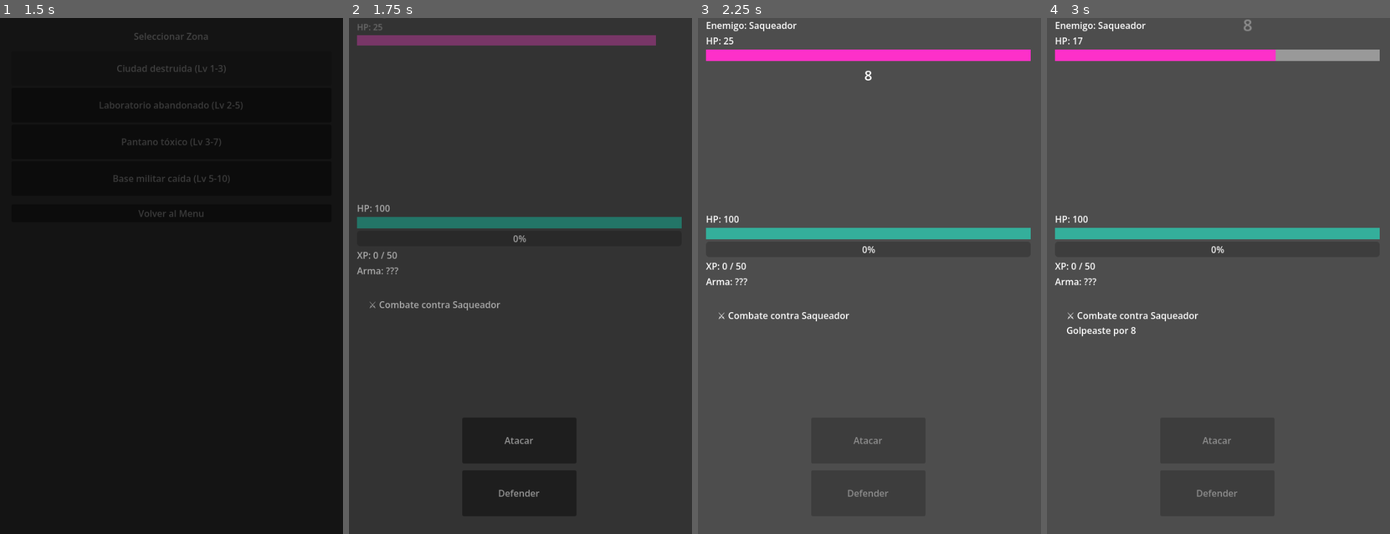
Above: before the commit, frames 1-4 (left to right).
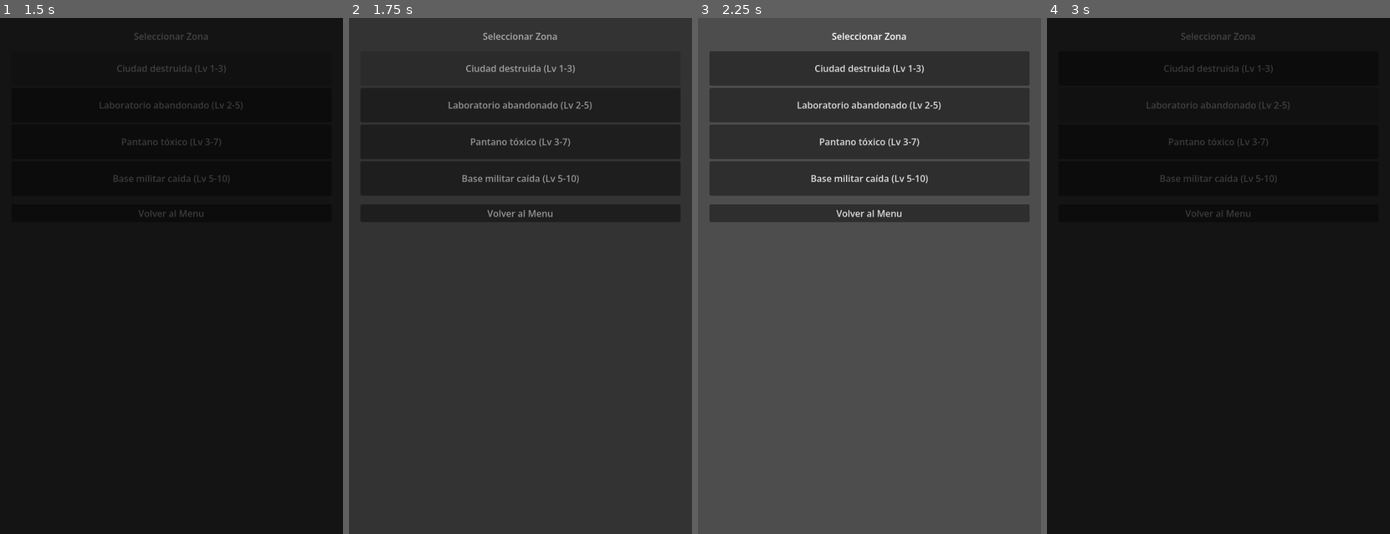
Above: after the commit, the same moments.

Repository: MirandaFrancoCBA/apocalypsheep
Game: Godot game, scene res://scenes/main_menu.tscn
The game is run twice, just before and just after one commit, with the same random seed, the same clock (stepped at 60 frames per second) and the same inputs.
Inputs (mouse positions are in pixels of both pictures, inside the frame that each line leads up to):
- Up to frame 1 (1.5 s): click "CONTINUAR" at 0.5 s; click "Ciudad destruida (Lv 1-3)" at 1.25 s
- Up to frame 2 (1.75 s): no input
- Up to frame 3 (2.25 s): click (869, 441) at 2 s, where only the run before the commit has a clickable "Atacar"
- Up to frame 4 (3 s): click (1218, 105) at 2.75 s, where only the run after the commit has a clickable "Laboratorio abandonado (Lv 2-…"

Frame 1 is identical in both runs. In frame 2, 5.3% of the frame differs, in the area x 2-97%, y 1-93%; in frame 3, 31%; in frame 4, 100%, in the area x 0-100%, y 0-100%.

Commit message:
Fix: margins

Diff:
--- a/scenes/combat_screen.tscn
+++ b/scenes/combat_screen.tscn
@@ -44,16 +44,16 @@
 anchors_preset = 15
 anchor_right = 1.0
 anchor_bottom = 1.0
-offset_left = -2.0
-offset_top = -15.0
-offset_right = -2.0
-offset_bottom = -15.0
+offset_left = 0
+offset_top = 0
+offset_right = 0
+offset_bottom = 0
 grow_horizontal = 2
 grow_vertical = 2
-theme_override_constants/margin_left = 16
-theme_override_constants/margin_top = 16
-theme_override_constants/margin_right = 16
-theme_override_constants/margin_bottom = 16
+theme_override_constants/margin_left = 24
+theme_override_constants/margin_top = 24
+theme_override_constants/margin_right = 24
+theme_override_constants/margin_bottom = 24
 
 [node name="VBoxContainer" type="VBoxContainer" parent="MarginContainer" unique_id=840649750]
 layout_mode = 2
@@ -118,7 +118,7 @@
 layout_mode = 2
 
 [node name="CombatLogContainer" type="ScrollContainer" parent="MarginContainer/VBoxContainer" unique_id=1739706393]
-clip_contents = false
+clip_contents = true
 custom_minimum_size = Vector2(50, 120)
 layout_mode = 2
 size_flags_vertical = 3
@@ -135,7 +135,7 @@
 [node name="LabelResult" type="Label" parent="MarginContainer/VBoxContainer/CombatLogContainer/MarginContainer" unique_id=771717333]
 custom_minimum_size = Vector2(50, 50)
 layout_mode = 2
-size_flags_vertical = 1
+size_flags_vertical = Fill + Expand
 autowrap_mode = 2
 
 [node name="ButtonAttack" type="Button" parent="MarginContainer/VBoxContainer" unique_id=1997688783]
@@ -149,8 +149,7 @@
 custom_minimum_size = Vector2(200, 80)
 layout_mode = 2
 size_flags_horizontal = 4
-text = "Defender
-"
+text = "Defender"
 
 [node name="DeathOverlay" type="ColorRect" parent="." unique_id=1675203540]
 visible = false
--- a/scripts/managers/audio_manager.gd
+++ b/scripts/managers/audio_manager.gd
@@ -7,16 +7,16 @@
 	"levelup": preload("res://audio/sfx/levelup.wav")
 }
 
-func play_sfx(name: String) -> void:
+func play_sfx(sfx_name: String) -> void:
 
-	if not sfx.has(name):
+	if not sfx.has(sfx_name):
 		return
 
 	var player = AudioStreamPlayer.new()
 
 	add_child(player)
 
-	player.stream = sfx[name]
+	player.stream = sfx[sfx_name]
 	player.play()
 
 	player.finished.connect(
